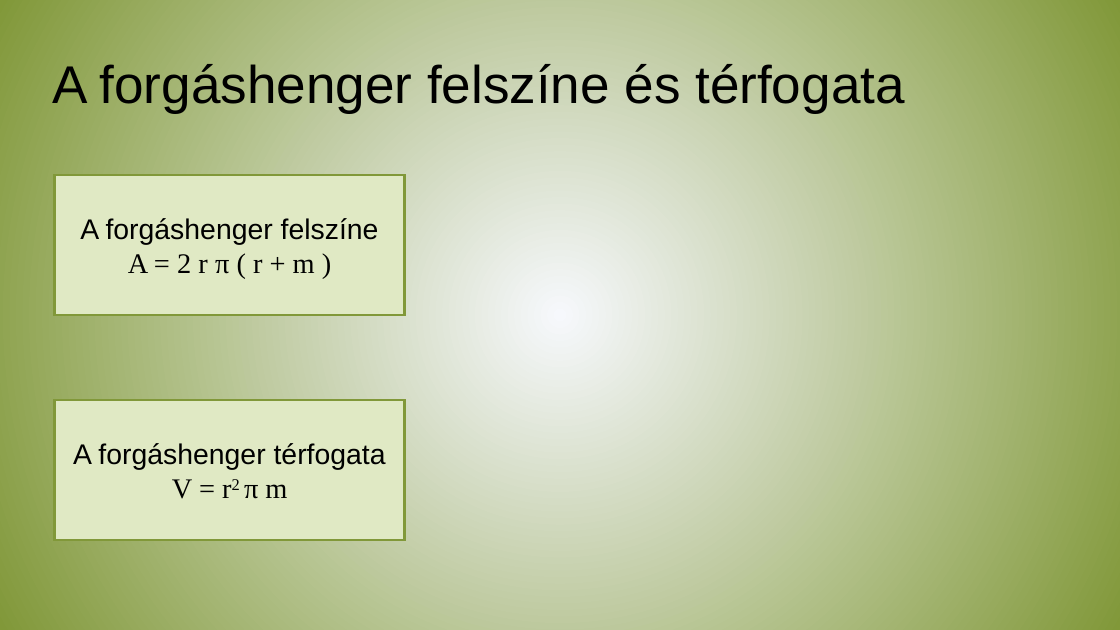
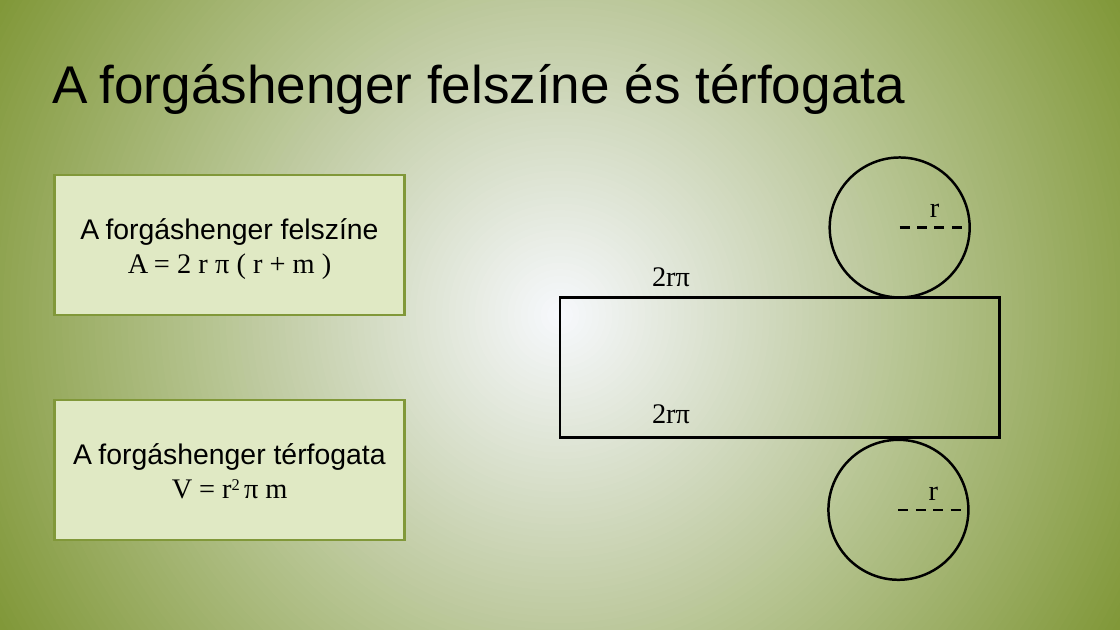
Before and after one commit to koblosistvan/fakt2023, a slide deck: slide 3 of Kadarkuti_Marton/_ERETTSEGI_GYAKR/23maj22info/henger.pptx (slide 4 before the commit). Drawn at 1120x630 pixels with LibreOffice and Linux fonts; fonts in the diff are those of the drawing. Boxes give left, top, right and bottom in pixels: in the first picture for what was removed or moved away, otherwise in the second. Text is boxed around its words. In the diff, an @@ line names an element or a change of style, - is before the commit and + after.

```diff
--- a/Kadarkuti_Marton/_ERETTSEGI_GYAKR/23maj22info/henger.pptx
+++ b/Kadarkuti_Marton/_ERETTSEGI_GYAKR/23maj22info/henger.pptx
@@ ellipse added at box(829, 157, 969, 297), outline #000000 2 pt @@
@@ text added at box(930, 203, 939, 217), 23 pt, text #000000 @@
+r
@@ line added from (900, 228) to (970, 228), #000000 2 pt dashed @@
@@ text added at box(652, 267, 690, 287), 23 pt, text #000000 @@
+2rπ
@@ rectangle added at box(560, 298, 999, 437), outline #000000 2 pt @@
@@ text added at box(652, 404, 690, 424), 23 pt, text #000000 @@
+2rπ
@@ ellipse added at box(828, 440, 968, 580), outline #000000 2 pt @@
@@ text added at box(929, 486, 938, 500), 23 pt, text #000000 @@
+r
@@ line added from (899, 510) to (968, 510), #000000 2 pt dashed @@
```
Also in this commit, not shown: 1 slide added, 1 slide removed, 3 other files.
